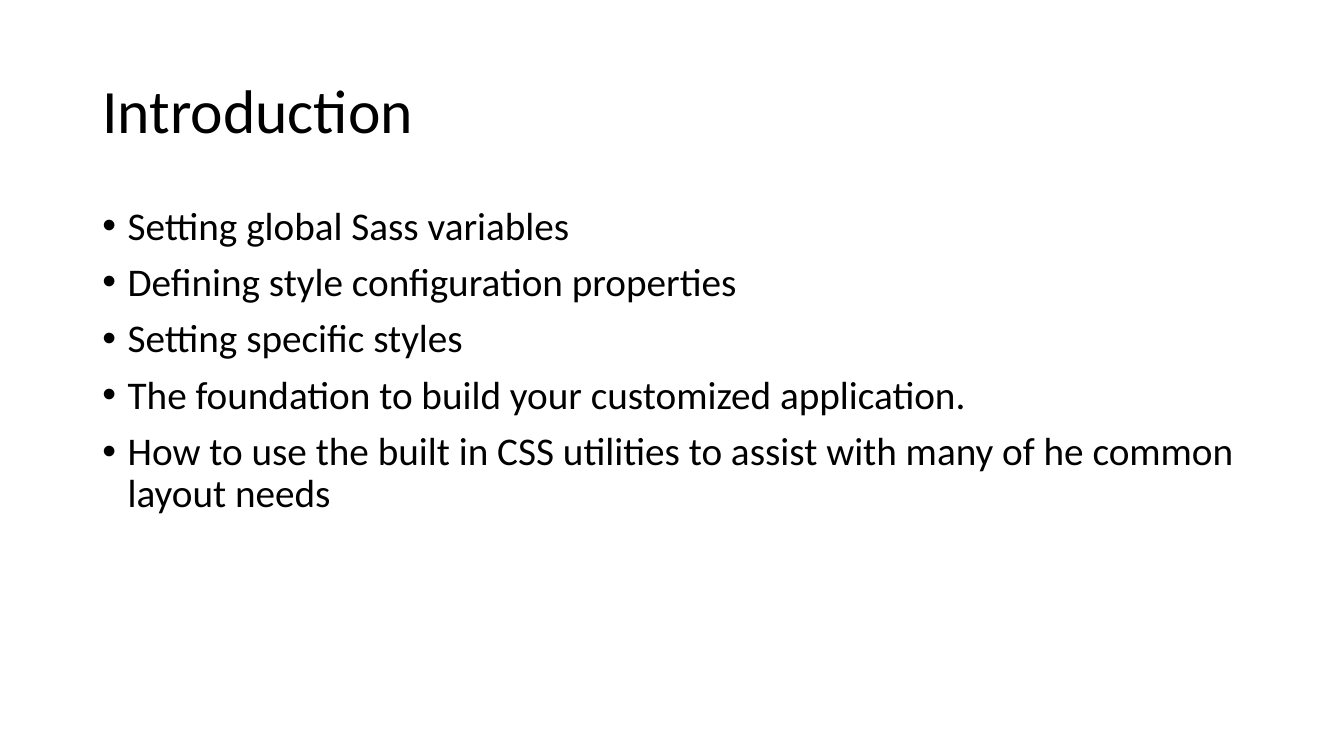
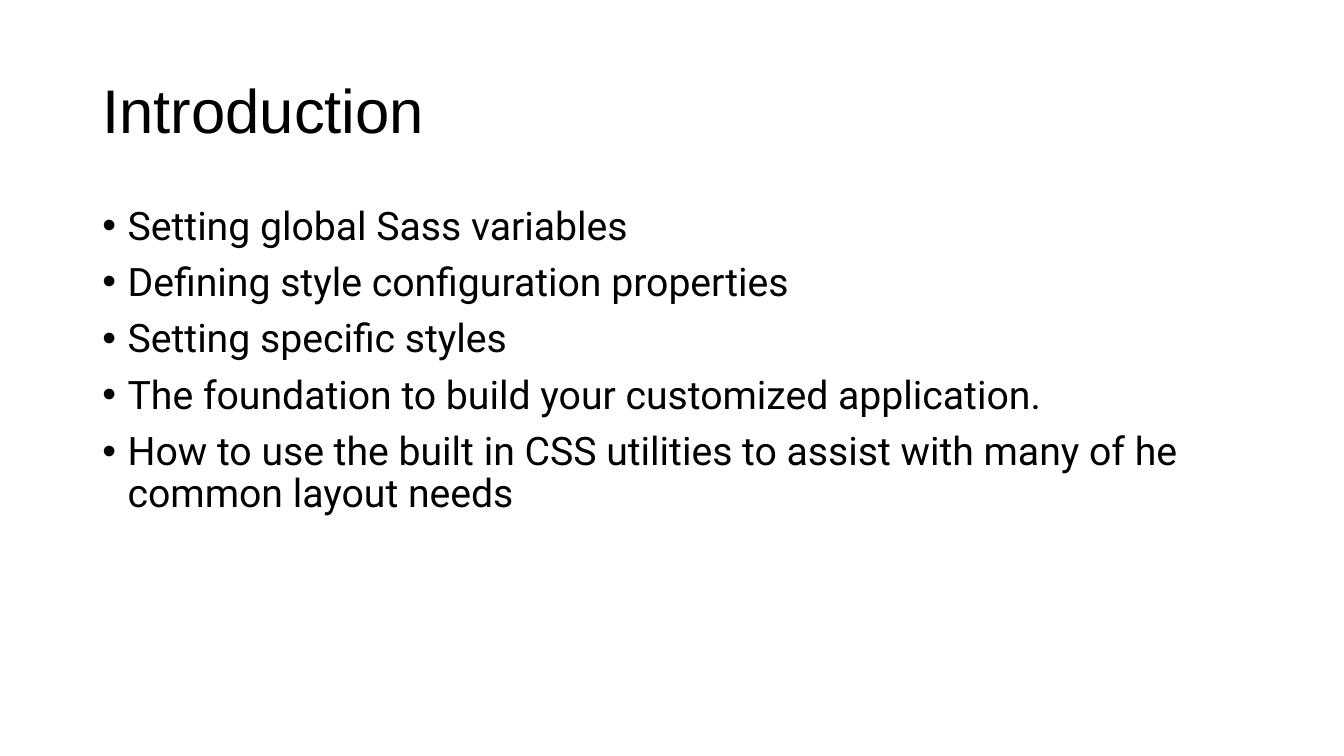
Before and after one commit to fauzisho/ionic-module-learning, a slide deck: slide 2 of 3. Design and Themes/Design and Theme.pptx. Drawn at 1344x756 pixels with LibreOffice and Linux fonts; fonts in the diff are those of the drawing. Boxes give left, top, right and bottom in pixels: in the first picture for what was removed or moved away, otherwise in the second. Text is boxed around its words. In the diff, an @@ line names an element or a change of style, - is before the commit and + after.

Commit message:
add config

```diff
--- a/3. Design and Themes/Design and Theme.pptx
+++ b/3. Design and Themes/Design and Theme.pptx
@@ title "Introduction" at (102, 88, 424, 134): font Calibri to Arial @@
@@ text "Setting global Sass variables" at (128, 210, 1177, 516): font Calibri to Roboto @@
```
Also in this commit, not shown: 10 other slides changed, 3 slides added, 2 other files.
